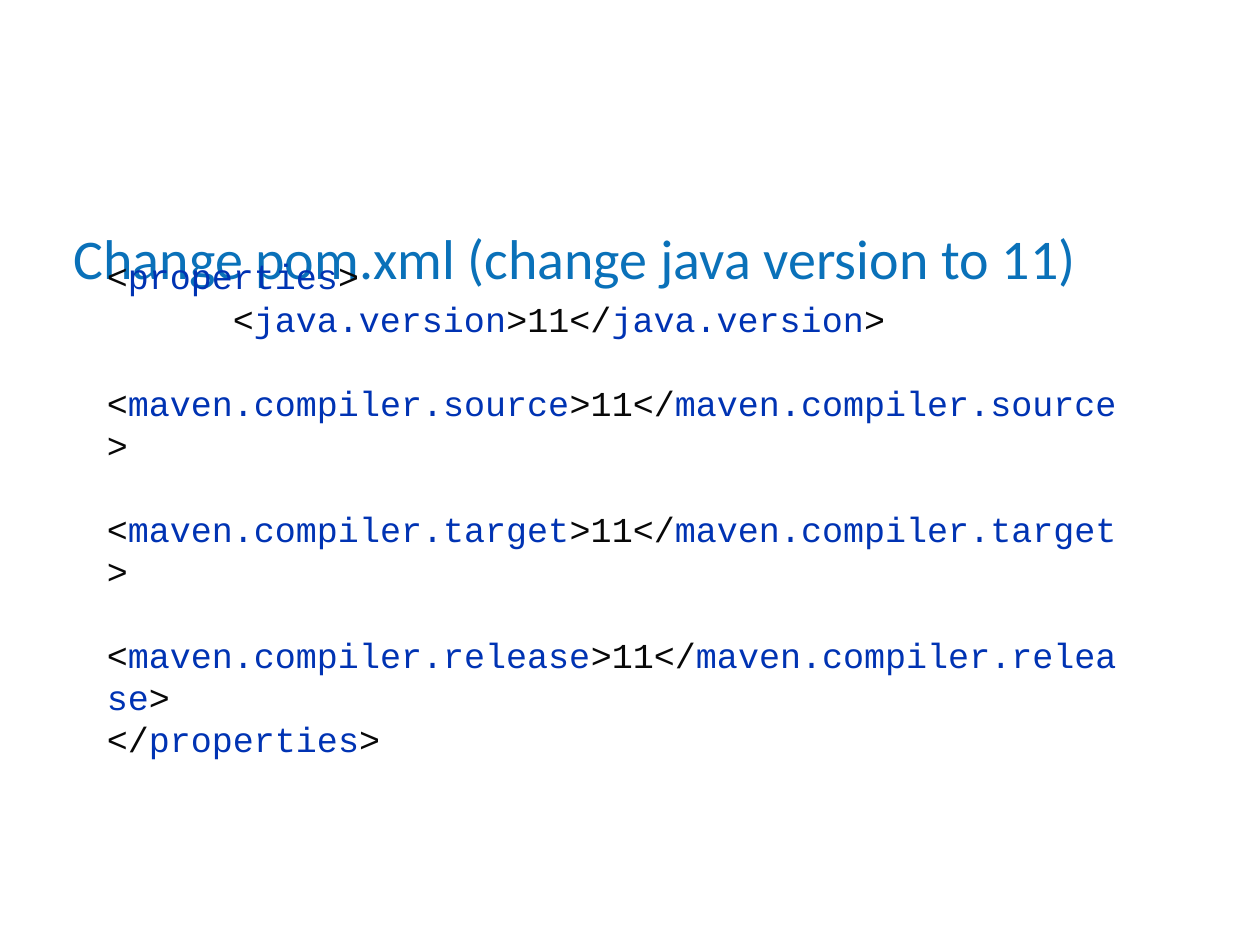
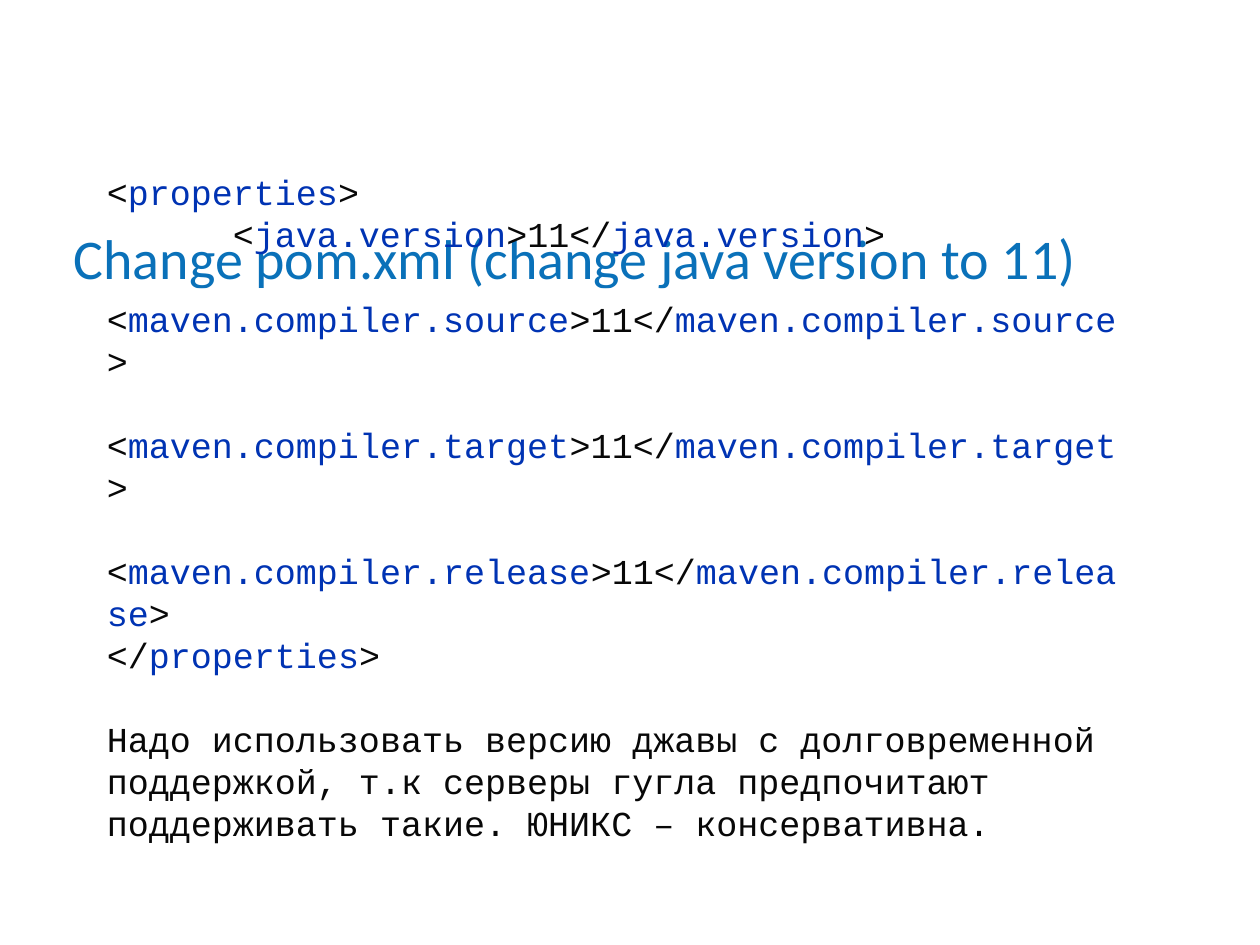
Before and after one commit to mitka0260/BCSlessons, a slide deck: slide 3 of src/main/java/ee/bcs/java/lectures/Loeng47 - Google-Cloud-Deploy.pptx. Drawn at 1260x945 pixels with LibreOffice and Linux fonts; fonts in the diff are those of the drawing; background and template pictures are left out. Boxes give left, top, right and bottom in pixels: in the first picture for what was removed or moved away, otherwise in the second. Text is boxed around its words. In the diff, an @@ line names an element or a change of style, - is before the commit and + after.

```diff
--- a/src/main/java/ee/bcs/java/lectures/Loeng47 - Google-Cloud-Deploy.pptx
+++ b/src/main/java/ee/bcs/java/lectures/Loeng47 - Google-Cloud-Deploy.pptx
@@ text "<properties> <java.version>11</java.version> <maven.compiler ...": place and size @@
-text "<properties> <java.version>11</java.version> <maven.compiler ..." at [107,265,1117,760]
+text "<properties> <java.version>11</java.version> <maven.compiler ..." at [107,181,1117,844]
@@ text at [107,727,1094,844]: paragraph added @@
+Надо использовать версию джавы с долговременной поддержкой, т.к серверы гугла предпочитают поддерживать такие. ЮНИКС – консервативна.
```
Also in this commit, not shown: 1 other slide changed, 1 other file.
